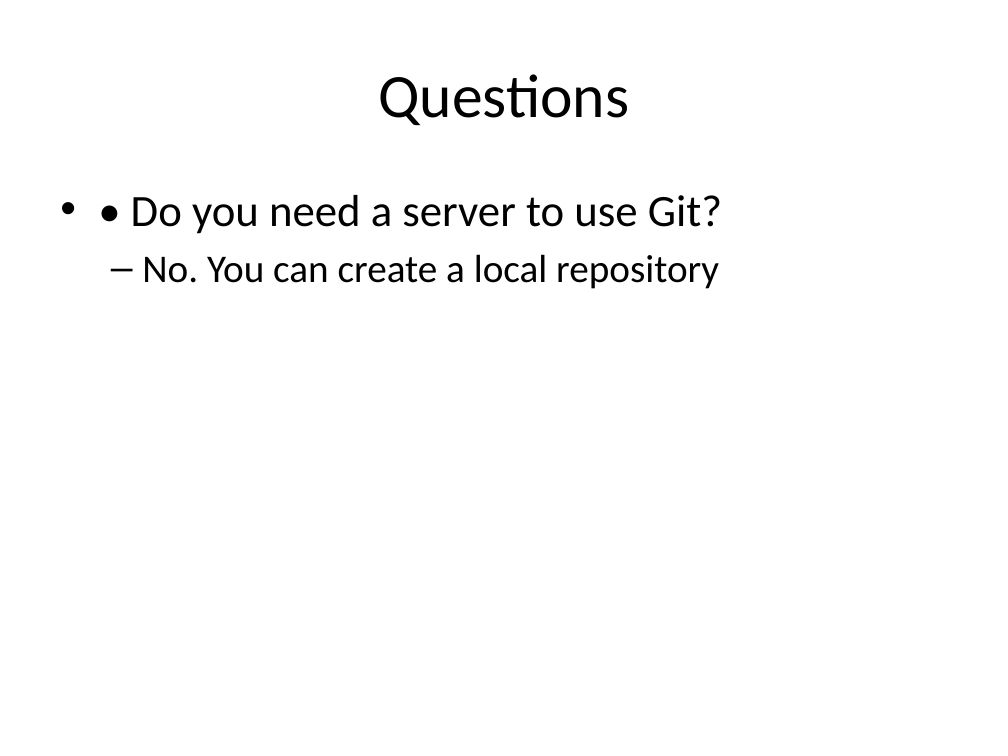
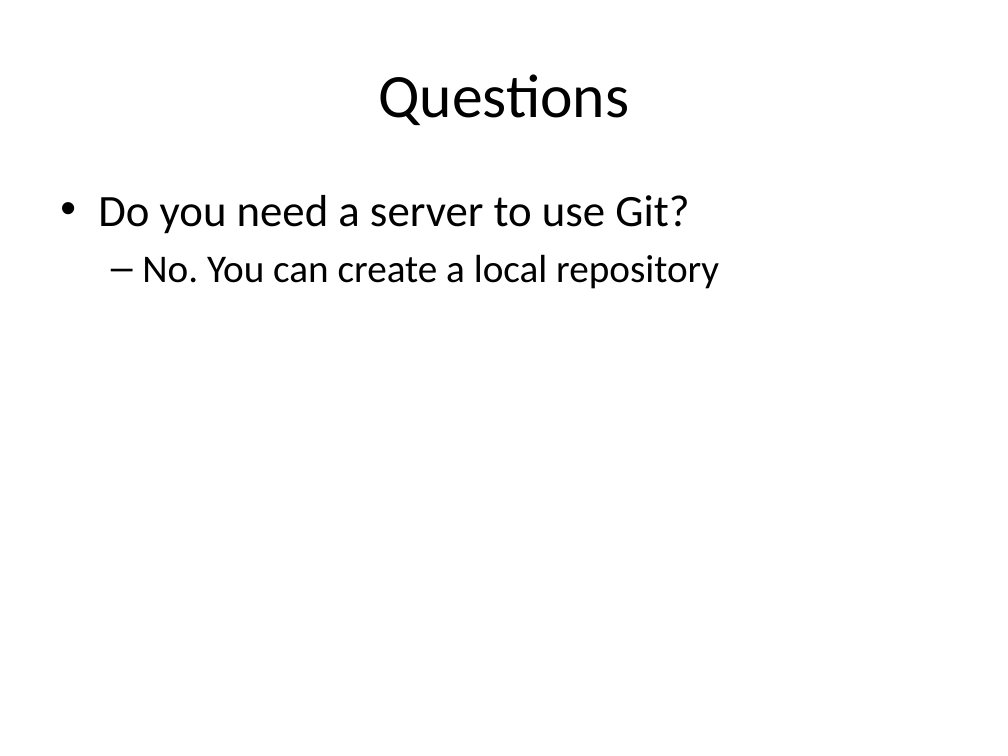
Before and after one commit to cyrillwyss/sumobot, a slide deck: slide 13 of Recap SW2.pptx (slide 8 before the commit). Drawn at 1008x756 pixels with LibreOffice and Linux fonts; fonts in the diff are those of the drawing. Boxes give left, top, right and bottom in pixels: in the first picture for what was removed or moved away, otherwise in the second. Text is boxed around its words. In the diff, an @@ line names an element or a change of style, - is before the commit and + after.

```diff
--- a/Recap SW2.pptx
+++ b/Recap SW2.pptx
@@ text at bbox=[98, 195, 689, 234]: text changed @@
-• • Do you need a server to use Git?
+• Do you need a server to use Git?
```
Also in this commit, not shown: 2 other slides changed, 6 slides added.
